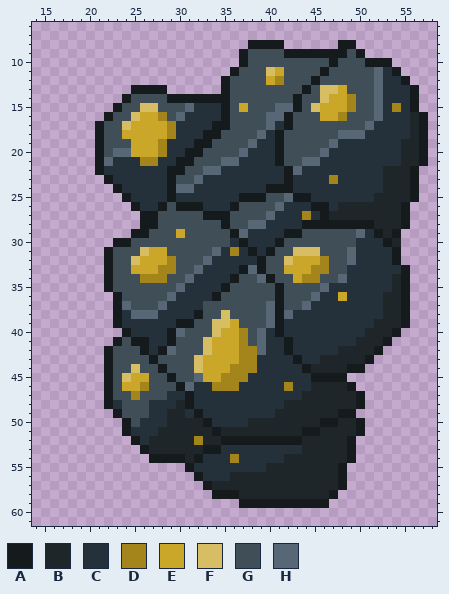
Pixel-art sprite: img/ore/gold/Minerai_Or_R.png. Above: the version before the commit.
The file is 192x192 pixels, drawn in blocks of 3x3; one block is one cell here. Colours within 5 levels of each other are drawn and written as one. Shown: x 14..58, y 6..61.
Palette (. is transparent): A #151b1d  B #1e262a  C #25313a  D #a3851c  E #caa729  F #d7be64  G #404e58  H #576775
Pixels before (only the part around the change), first column x 14:
 6 .............................................
 7 .............................................
 8 ........................AAAA......AA.........
 9 .......................AGGGGAAAAAAAGA........
10 .......................AGGGGGGGGGAGGGAAA.....
11 ......................AGGGFEGGGGAGGGGGHCA....
12 .....................AGGGGEDGGGAGGGGGGHCCA...
13 ...........AAAA......AGGGGGGGGAGFFEGGGHCCCA..
14 ..........AGGGGAAAAAAAGGGGGGGAGGFEEDGGHCCCA..
15 .........AGGFFGGGHCCCAGEGGGHHAGFEEEDGGHCDCA..
16 ........AGGFEEDGHCCCCAGGGGHHAGGGEEDGGGHCCCBA.
17 .......AGGFEEEEDCCCCAAGGGGHCAGGGGGGGGHCCCCBA.
18 .......AGGEEEEEDCCCAAGGGGHCAGGGGGGHHHCCCCCBA.
19 .......AGGGEEEDCCCAAGGGGHCCAGGGGGHCCCCCCCBBA.
20 .......AGHHEEEDCCAAGGGGHCCCAGGGGHCCCCCCCCBBA.
21 .......AHCCCDDCCAAGGGHHCCCCAGGHHCCCCCCCCCBBA.
22 .......ACCCCCCCAAGGHHCCCCCCCAHCCCCCCCCCBBBA..
23 ........ACCCCCCAGGHCCCCCCCCCACCCCDCCCCCBBBA..
24 .........ACCCCCAHHCCCCCCCCAAACCCCCCCCCCBBBA..
25 ..........ACCCCACCCCCCCAAAGGHAACCCCCCCBBBBA..
26 ...........ACCAGAAACCCAGGGGHCCCAACBBBBBBBA...
27 ............AAGGGGGAAAGGGGHCCCDCABBBBBBBBA...
28 ............AAGGGGGGGAGGHHCCCCAAAAAAAABBBA...
29 ...........AAGGGEGGGGGAHCCCCAAGGGGGGHCABA....
30 .........AAGGGGGGGGGGGCACCCAGGGGGGGGCCCAB....
31 ........AGGGFEEGGGGGHCDCACAGGFFFGGGHCCCCA....
32 ........AGGFEEEDGGGHCCCCCAGGFEEEDGGHCCCCA....
33 ........AGGEEEDDGGHCCCCAHAGGEEEDDGGCCCCCCA...
34 ........AGGGDDDGGHCCCCAGGHAGGEDDGGHCCCCCBA...
35 ........AGGGGGGGHCCCCAGGGGGAGGGGHCCCCCCCBA...
36 .........AGGGGGHCCCCAGGGGGGAGGGHCCECCCCBBA...
37 .........AHGGGHCCCCGGGGGGGHAGGHCCCCCCCCBBA...
38 .........ACHHHCCCCAGGFGGGGHAHCCCCCCCCCCBBA...
39 .........ACCCCCCAAGGFFEGGGHACCCCCCCCCCBBBA...
40 ..........ACCCCAHGGGFEEDGHCACCCCCCCCCBBBA....
41 .........AGAACCAGGGFEEEDGHCCACCCCCCCBBBA.....
42 ........AGGGACAHGGGFEEEDDHCCACCCCCBBBBA......
43 ........AGGGGAGGGGFEEEEDDCCCCACCBBBBBA.......
44 ........AGGFGGAGGGFEEEDDDCCCCCABBBBAA........
45 ........AGFEEGGAGGHEEDDDCCCCCCCAAAA..........
46 ........AGEEDGGGAHCCDDDCCCCCDCCBBBBA.........
47 ........AGGDGGGCCACCCCCCCCCCCCBBBBBBA........
48 ........ACGGGCCCBACCCCCCCCCCBBBBBBBBA........
49 .........AGGGCCBBCACCCCCCCCBBBBBBBAA.........
50 ..........AGCCCBBBBACCCCBBBBBBBBAABBA........
51 ..........ACCCBBBBBBABBBBBBBBBAABBBBA........
52 ...........ACBBBBBDBBAAAAAAAAABBBBBA.........
53 ............ABBBBBBAACCCCCCCCCBBBBBA.........
54 .............AAAABACCCDCCCCCBBBBBBBA.........
55 .................ACCCCCCCCBBBBBBBBA..........
56 ..................ACCCBBBBBBBBBBBBA..........
57 ...................ABBBBBBBBBBBBBBA..........
58 ....................AAABBBBBBBBBBA...........
59 .......................AAAAAAAAAA............
60 .............................................
61 .............................................
Once edited:
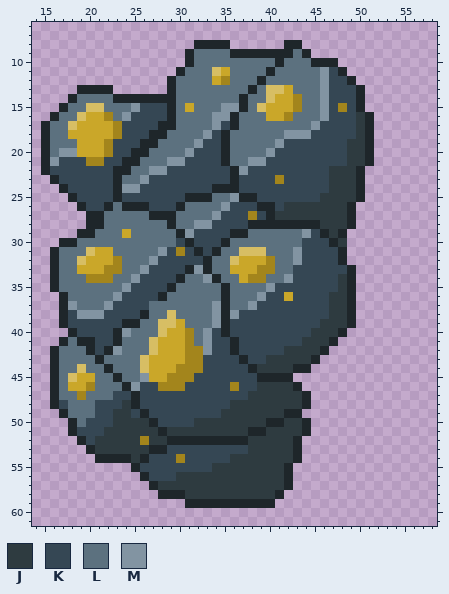
Colours new in this view: J #2e3b40  K #354754  L #5c717f  M #8294a2
What changed:
Changed rows in their new state; - is an unchanged pixel.
first column x 15:
 8 -----------------BBBB--....BB----..--------
 9 ----------------BLLLLBBBBBBBLB......-------
10 ----------------BLLLLLLLLLBLLLBBB......----
11 ---------------BLLLFELLLLBLLLLLMKB......---
12 --------------BLLLLEDLLLBLLLLLLMKKB......--
13 ----BBBB--....BLLLLLLLLBLFFELLLMKKKB......-
14 ---BLLLLBBBBBBBLLLLLLLBLLFEEDLLMKKKB......-
15 --BLLFFLLLMKKKBLELLLMMBLFEEEDLLMKDKB......-
16 -BLLFEEDLMKKKKBLLLLMMBLLLEEDLLLMKKKJB......
17 BLLFEEEEDKKKKBBLLLLMKBLLLLLLLLMKKKKJB......
18 BLLEEEEEDKKKBBLLLLMKBLLLLLLMMMKKKKKJB......
19 BLLLEEEDKKKBBLLLLMKKBLLLLLMKKKKKKKJJB......
20 BLMMEEEDKKBBLLLLMKKKBLLLLMKKKKKKKKJJB......
21 BMKKKDDKKBBLLLMMKKKKBLLMMKKKKKKKKKJJB......
22 BKKKKKKKBBLLMMKKKKKKKBMKKKKKKKKKJJJB......-
23 -BKKKKKKBLLMKKKKKKKKKBKKKKDKKKKKJJJB......-
24 --BKKKKKBMMKKKKKKKKBBBKKKKKKKKKKJJJB......-
25 ---BKKKKBKKKKKKKBBBLLMBBKKKKKKKJJJJB......-
26 ----BKKBLBBBKKKBLLLLMKKKBBKJJJJJJJ-......--
27 -----BBLLLLLBBBLLLLMKKKDKBJJJJJJJJ-......--
28 -----BBLLLLLLLBLLMMKKKKBBBBBBBBJJJB......--
29 ----BBLLLELLLLLBMKKKKBBLLLLLLMKBJB......---
30 --BBLLLLLLLLLLLKBKKKBLLLLLLLLKKKBJ......---
31 -BLLLFEELLLLLMKDKBKBLLFFFLLLMKKKKB......---
32 -BLLFEEEDLLLMKKKKKBLLFEEEDLLMKKKKB......---
33 -BLLEEEDDLLMKKKKBMBLLEEEDDLLKKKKKKB......--
34 -BLLLDDDLLMKKKKBLLMBLLEDDLLMKKKKKJB......--
35 -BLLLLLLLMKKKKBLLLLLBLLLLMKKKKKKKJB......--
36 --BLLLLLMKKKKBLLLLLLBLLLMKKEKKKKJJB......--
37 --BMLLLMKKKKLLLLLLLMBLLMKKKKKKKKJJB......--
38 --BKMMMKKKKBLLFLLLLMBMKKKKKKKKKKJJB......--
39 --BKKKKKKBBLLFFELLLMBKKKKKKKKKKJJJB......--
40 ---BKKKKBMLLLFEEDLMKBKKKKKKKKKJJJB......---
41 --BLBBKKBLLLFEEEDLMKKBKKKKKKKJJJB......----
42 -BLLLBKBMLLLFEEEDDMKKBKKKKKJJJJB......-----
43 -BLLLLBLLLLFEEEEDDKKKKBKKJJJJJB......------
44 -BLLFLLBLLLFEEEDDDKKKKKBJJJJBB......-------
45 -BLFEELLBLLMEEDDDKKKKKKKBBBB......---------
46 -BLEEDLLLBMKKDDDKKKKK-KKJJJJB......--------
47 -BLLDLLLKKBKKKKKKKKKKKKJJJJJJ-......-------
48 -BKLLLKKKJBKKKKKKKKKKJJJJJJJJ-......-------
49 --BLLLKKJJKBKKKKKKKKJJJJJJJ--......--------
50 ---BLKKKJJJJBKKKKJJJJJJJJ--JJ-......-------
51 ---BKKKJJJJJJ-JJJJJJJJJ--JJJJB......-------
52 ----BKJJJJJDJJ---B--BBBJJJJJB......--------
53 -----BJJJJJJ--KKKKKKKKKJJJJJB......--------
54 ------BBBBJBKKKDKKKKKJJJJJJJ-......--------
55 ----------BKKKKKKKKJJJJJJJJ-......---------
56 -----------BKKKJJJJJJJJJJJJ-......---------
57 ------------BJJJJJJJJJJJJJJ-......---------
58 -------------BBBJJJJJJJJJJ-......----------
59 ----------------BBBBBBBBBB......-----------
Where, in picture pixels (left, top, right, bottom), the same in both pictures:
changed: (41, 40, 428, 508)
